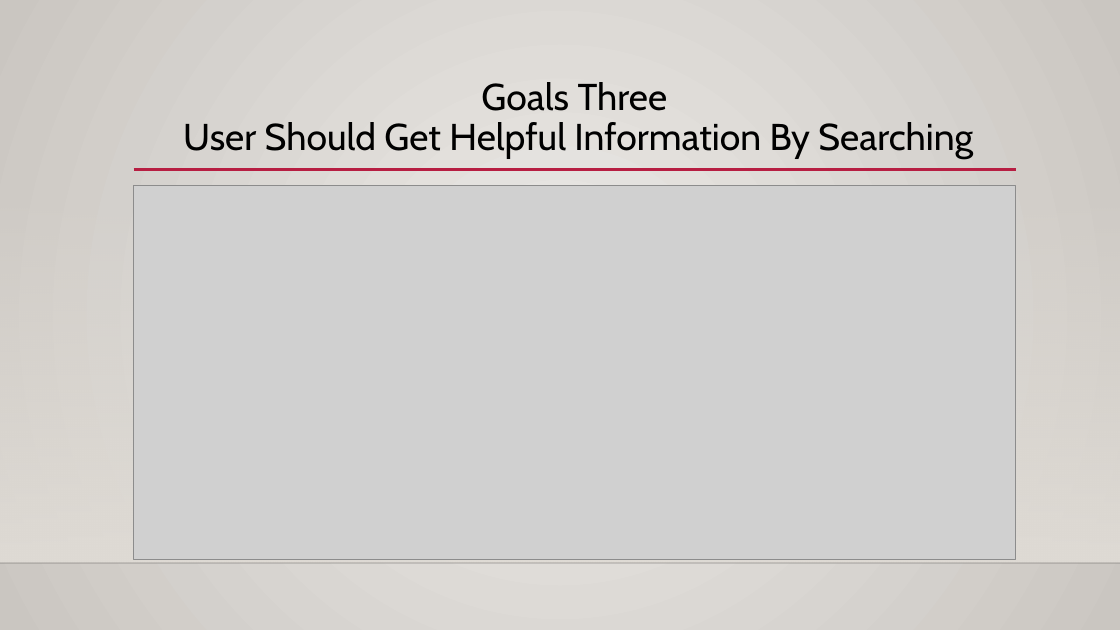
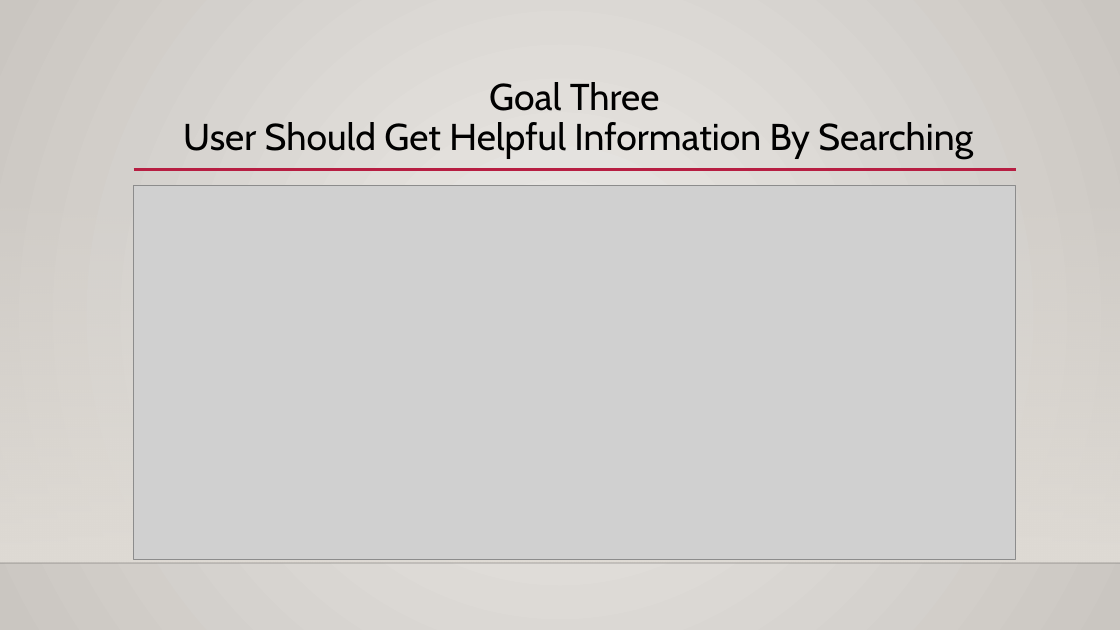
Before and after one commit to menghaohsu/Salary-analysis-using-scala, a slide deck: slide 5 of Final-presentation.pptx. Drawn at 1120x630 pixels with LibreOffice and Linux fonts; fonts in the diff are those of the drawing; grey boxes stand for pictures; background and template pictures are left out. Boxes give left, top, right and bottom in pixels: in the first picture for what was removed or moved away, otherwise in the second. Text is boxed around its words. In the diff, an @@ line names an element or a change of style, - is before the commit and + after.

```diff
--- a/Final-presentation.pptx
+++ b/Final-presentation.pptx
@@ title at box(183, 82, 973, 159): text changed @@
-Goals Three
-User Should Get Helpful Information By Searching
+Goal Three
+User Should Get Helpful Information By Searching
```
Also in this commit, not shown: 2 other slides changed, 1 other file.
